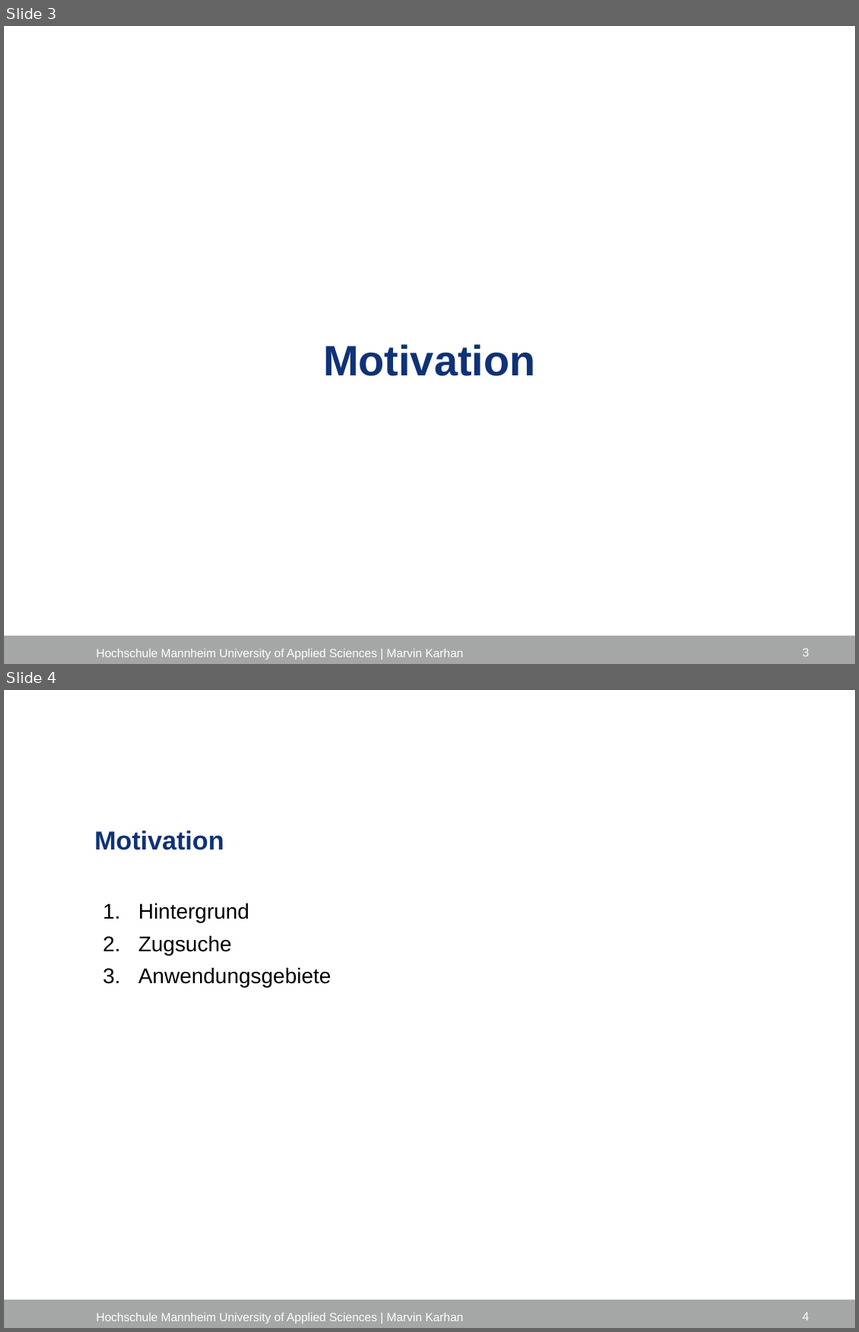
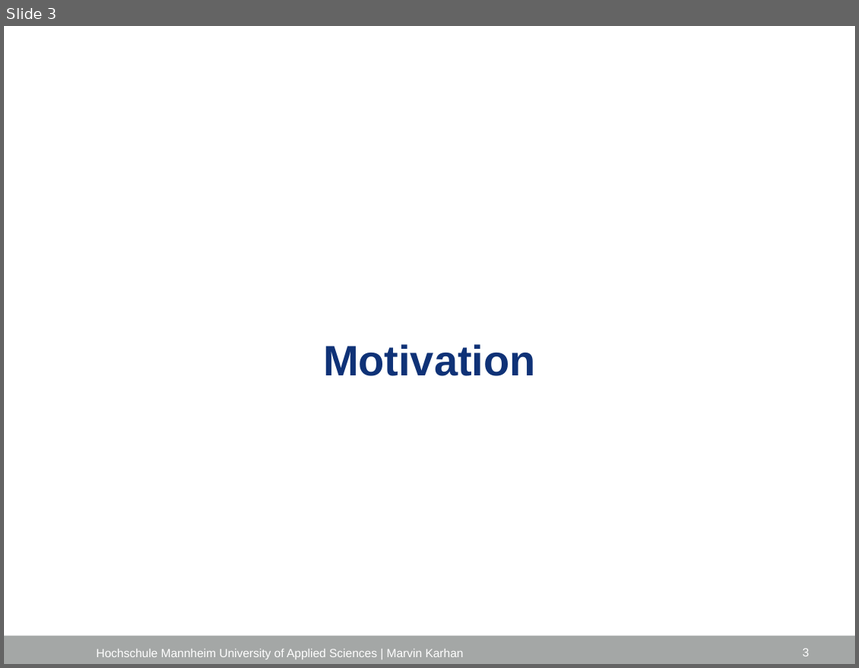
Before and after one commit to marvinkarhan/Bachelorarbeit, a slide deck: latex/Kolloquium/Kolloquium_Marvin_Karhan.pptx. Shown one above the other, each under a label of ours: slides 3 and 4 before the commit, slide 3 after it. The pictures are 859x1332 and 859x668 pixels, drawn with LibreOffice and Linux fonts; fonts in the diff are those of the drawing; background and template pictures are left out. Boxes give left, top, right and bottom in pixels: in the first picture for what was removed or moved away, otherwise in the second. Text is boxed around its words. In the diff, an @@ line names an element or a change of style, - is before the commit and + after.

```diff
--- a/latex/Kolloquium/Kolloquium_Marvin_Karhan.pptx
+++ b/latex/Kolloquium/Kolloquium_Marvin_Karhan.pptx
@@ slide 4 removed at <box>4,690,855,1328</box>, background #FFFFFF; not listed: 1 template element that a slide beside it also shows @@
@@ title removed at <box>94,831,224,850</box> @@
-Motivation
@@ text removed at <box>139,903,332,987</box> @@
-1. Hintergrund
-2. Zugsuche
-3. Anwendungsgebiete
@@ text removed at <box>96,1313,464,1324</box> @@
-Hochschule Mannheim University of Applied Sciences | Marvin Karhan
@@ page number removed at <box>803,1312,810,1321</box> @@
-4
```
Also in this commit, not shown: 8 slides changed, 4 other slides removed.
